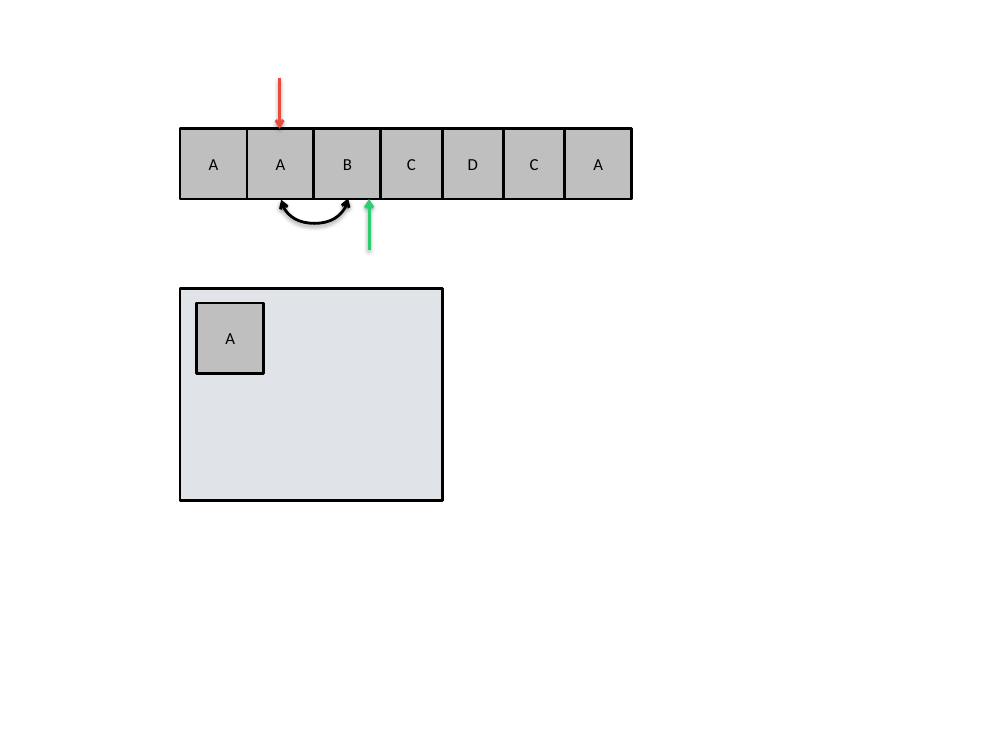
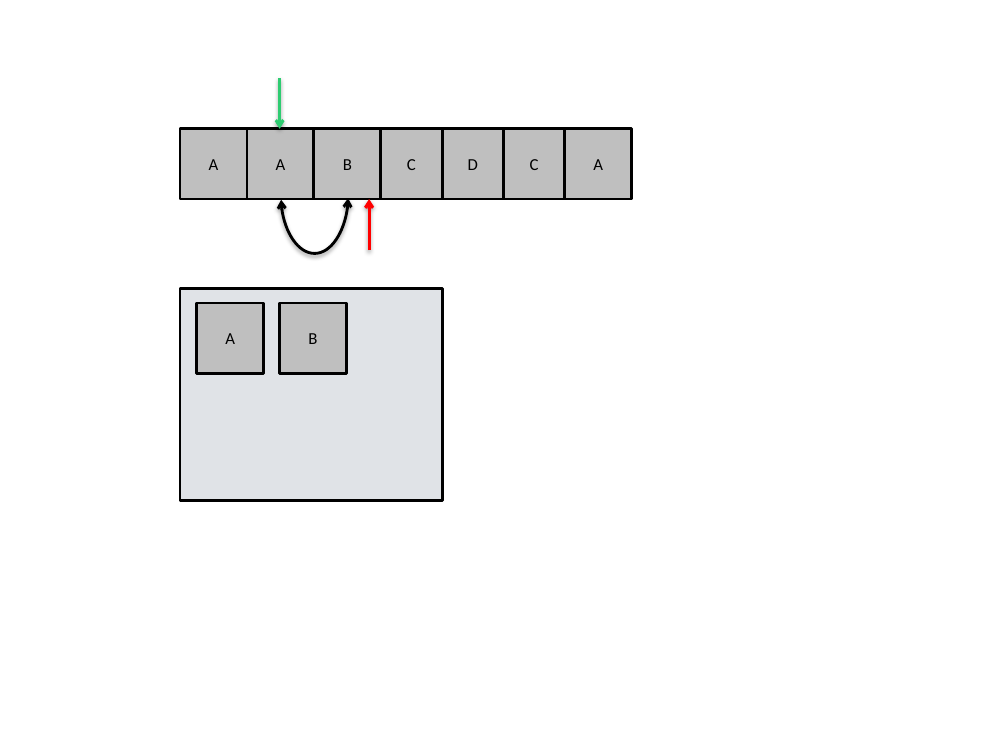
Before and after one commit to jainankit49/HackerGymContent, a slide deck: slide 52 of Images/imgs.pptx. Drawn at 1008x756 pixels with LibreOffice and Linux fonts; fonts in the diff are those of the drawing. Boxes give left, top, right and bottom in pixels: in the first picture for what was removed or moved away, otherwise in the second. Text is boxed around its words. In the diff, an @@ line names an element or a change of style, - is before the commit and + after.

```diff
--- a/Images/imgs.pptx
+++ b/Images/imgs.pptx
@@ arrow (279, 79) - (279, 129): stroke #E74C3C 2 pt to #2ECC71 2 pt @@
@@ curved double arrow (348, 199) - (281, 200): route changed @@
@@ arrow (369, 250) - (369, 199): stroke #2ECC71 2 pt to #FF0000 2 pt @@
@@ rectangle added at [279,303,346,374], fill #BFBFBF, outline #000000 2 pt, 12 pt, text #000000 @@
+B
```
Also in this commit, not shown: 10 other slides changed, 2 slides removed.
